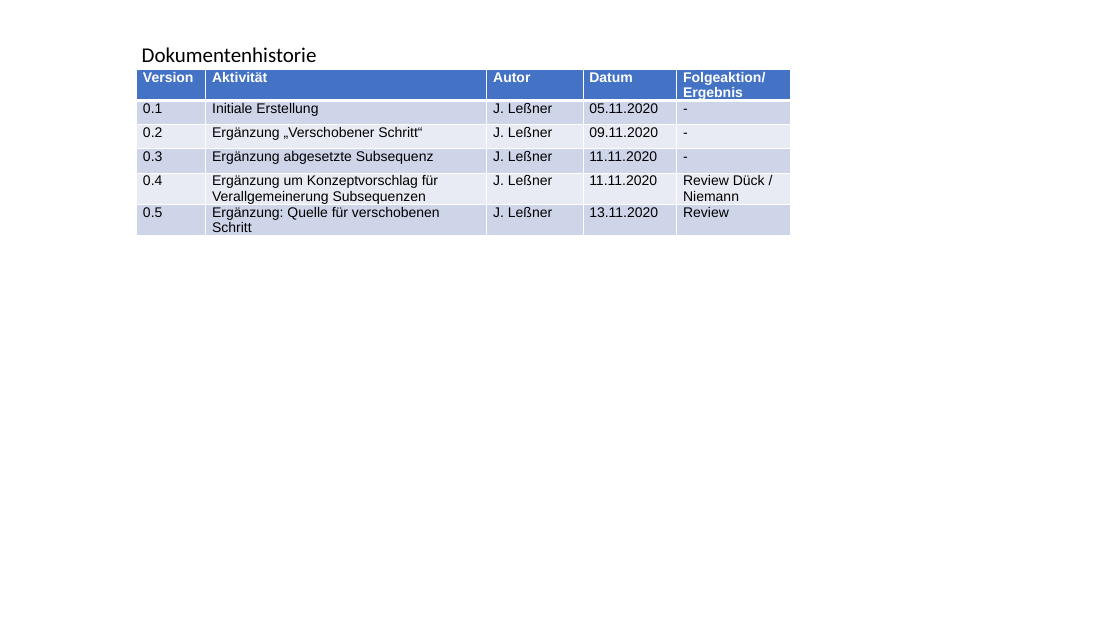
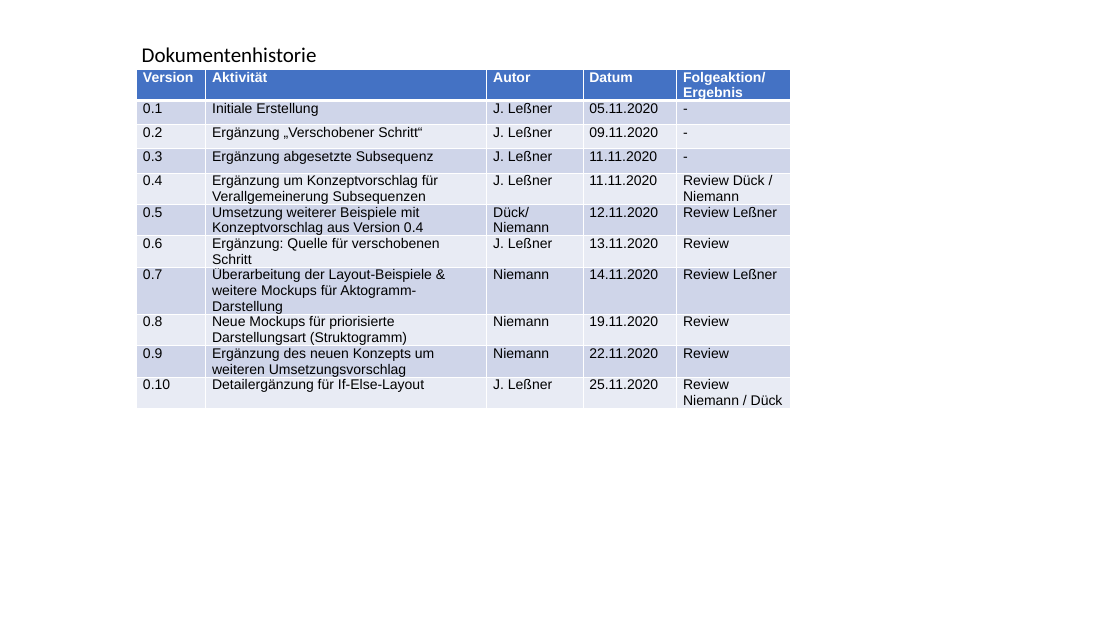
Before and after one commit to jlessner/specman, a slide deck: slide 1 of specifications/specman-layouts.pptx. Drawn at 1120x630 pixels with LibreOffice and Linux fonts; fonts in the diff are those of the drawing. Boxes give left, top, right and bottom in pixels: in the first picture for what was removed or moved away, otherwise in the second. Text is boxed around its words. In the diff, an @@ line names an element or a change of style, - is before the commit and + after.

Commit message:
formlayout for if-else

```diff
--- a/specifications/specman-layouts.pptx
+++ b/specifications/specman-layouts.pptx
@@ table at (137, 70, 791, 428) @@
-row 6: 0.5 | Ergänzung: Quelle für verschobenen Schritt | J. Leßner | 13.11.2020 | Review
+row 6: 0.5 | Umsetzung weiterer Beispiele mit Konzeptvorschlag aus Version 0.4 | Dück/ Niemann | 12.11.2020 | Review Leßner
+row 7: 0.6 | Ergänzung: Quelle für verschobenen Schritt | J. Leßner | 13.11.2020 | Review
+row 8: 0.7 | Überarbeitung der Layout-Beispiele & / weitere Mockups für Aktogramm-Darstellung | Niemann | 14.11.2020 | Review Leßner
+row 9: 0.8 | Neue Mockups für priorisierte Darstellungsart (Struktogramm) | Niemann | 19.11.2020 | Review
+row 10: 0.9 | Ergänzung des neuen Konzepts um weiteren Umsetzungsvorschlag | Niemann | 22.11.2020 | Review
+row 11: 0.10 | Detailergänzung für If-Else-Layout | J. Leßner | 25.11.2020 | Review Niemann / Dück
```
Also in this commit, not shown: 2 other slides changed, 13 slides added, 1 slide removed, 1 other file.
